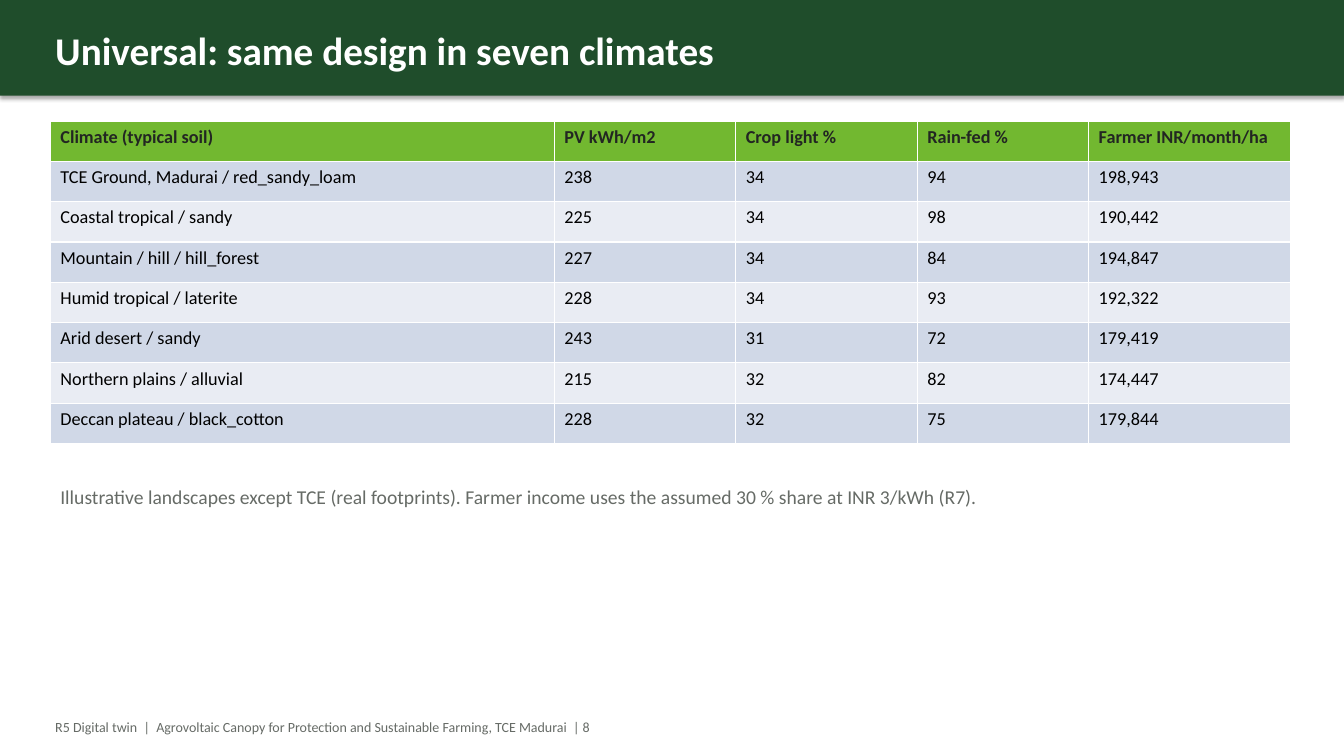
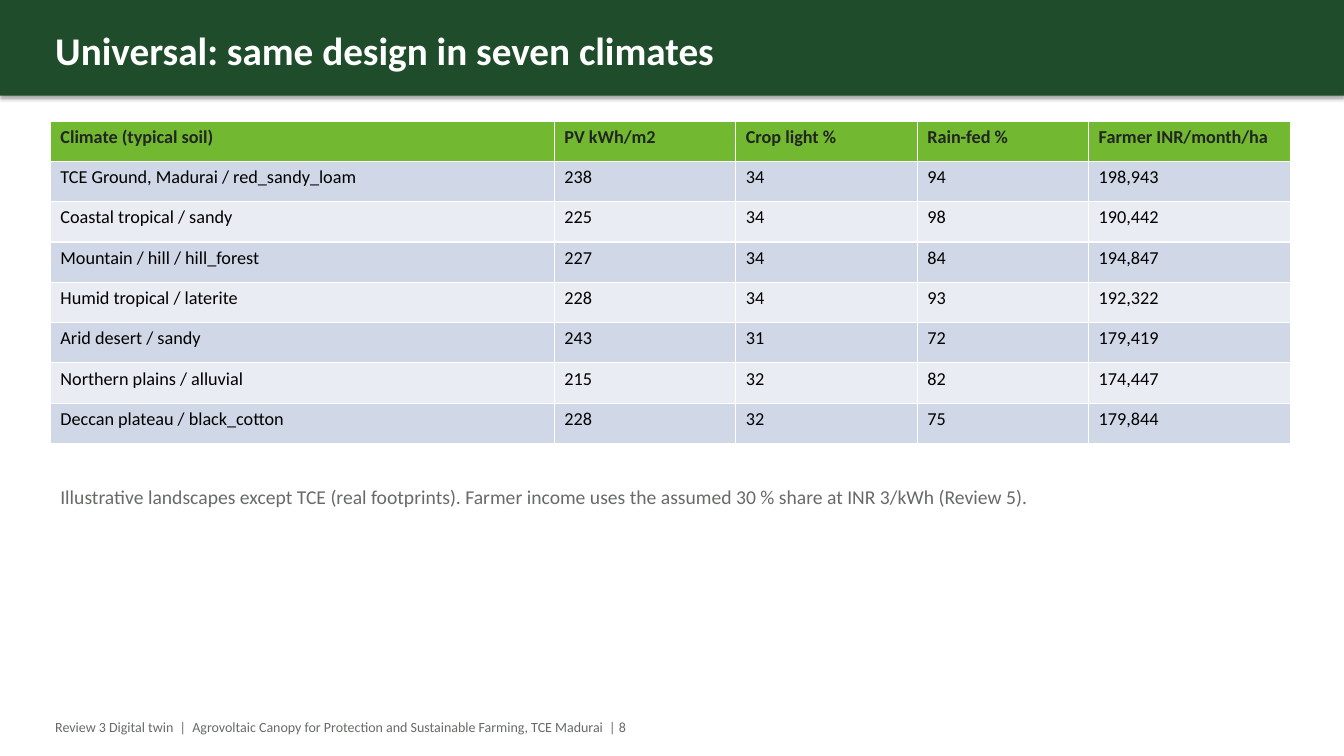
Before and after one commit to thanwin19/agrovoltaic-canopy-srmc, a slide deck: slide 8 of Proof/08_Reports_and_Posters/review_decks/Review3_Digital_Twin.pptx. Drawn at 1344x756 pixels with LibreOffice and Linux fonts; fonts in the diff are those of the drawing. Boxes give left, top, right and bottom in pixels: in the first picture for what was removed or moved away, otherwise in the second. Text is boxed around its words. In the diff, an @@ line names an element or a change of style, - is before the commit and + after.

```diff
--- a/Proof/08_Reports_and_Posters/review_decks/Review3_Digital_Twin.pptx
+++ b/Proof/08_Reports_and_Posters/review_decks/Review3_Digital_Twin.pptx
@@ text at [60, 490, 1027, 507]: text changed @@
-Illustrative landscapes except TCE (real footprints). Farmer income uses the assumed 30 % share at INR 3/kWh (R7).
+Illustrative landscapes except TCE (real footprints). Farmer income uses the assumed 30 % share at INR 3/kWh (Review 5).
@@ text at [55, 722, 626, 735]: text changed @@
-R5 Digital twin | Agrovoltaic Canopy for Protection and Sustainable Farming, TCE Madurai | 8
+Review 3 Digital twin | Agrovoltaic Canopy for Protection and Sustainable Farming, TCE Madurai | 8
```
Also in this commit, not shown: 10 other slides changed, 2 slides added, 18 other files.
